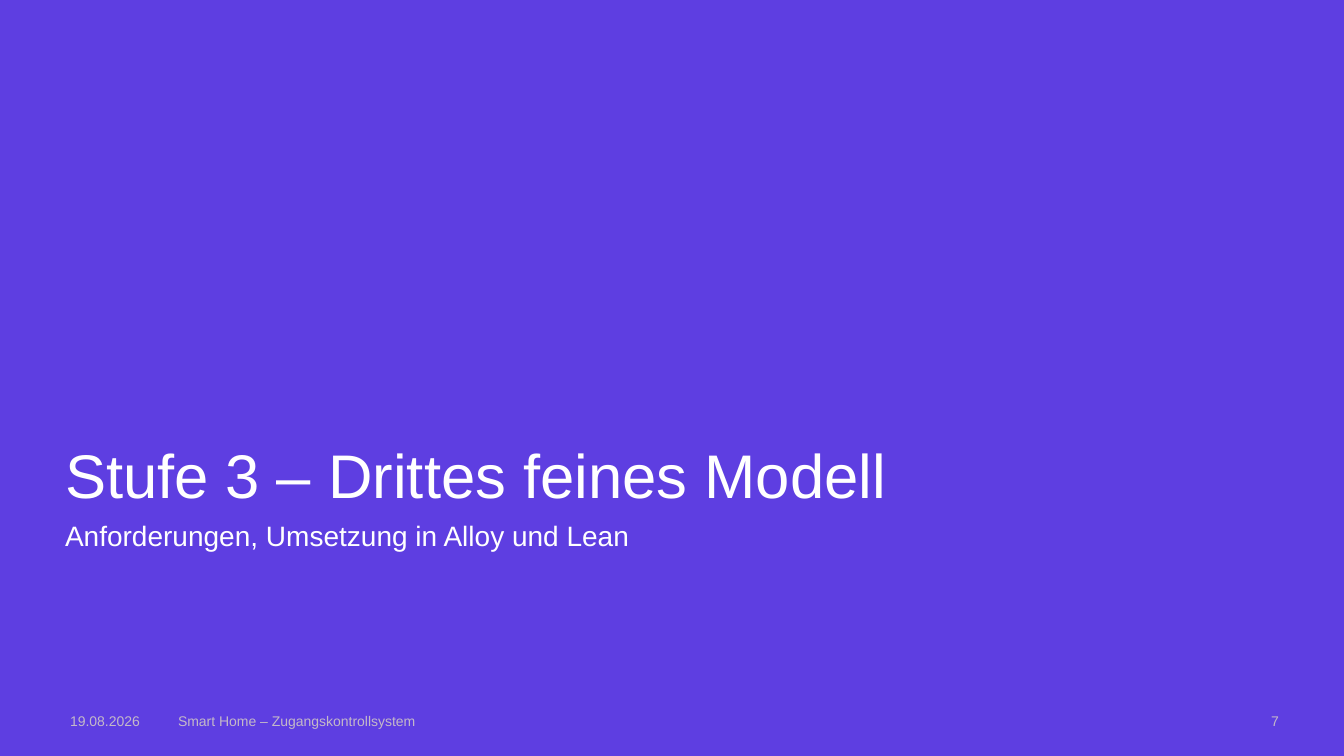
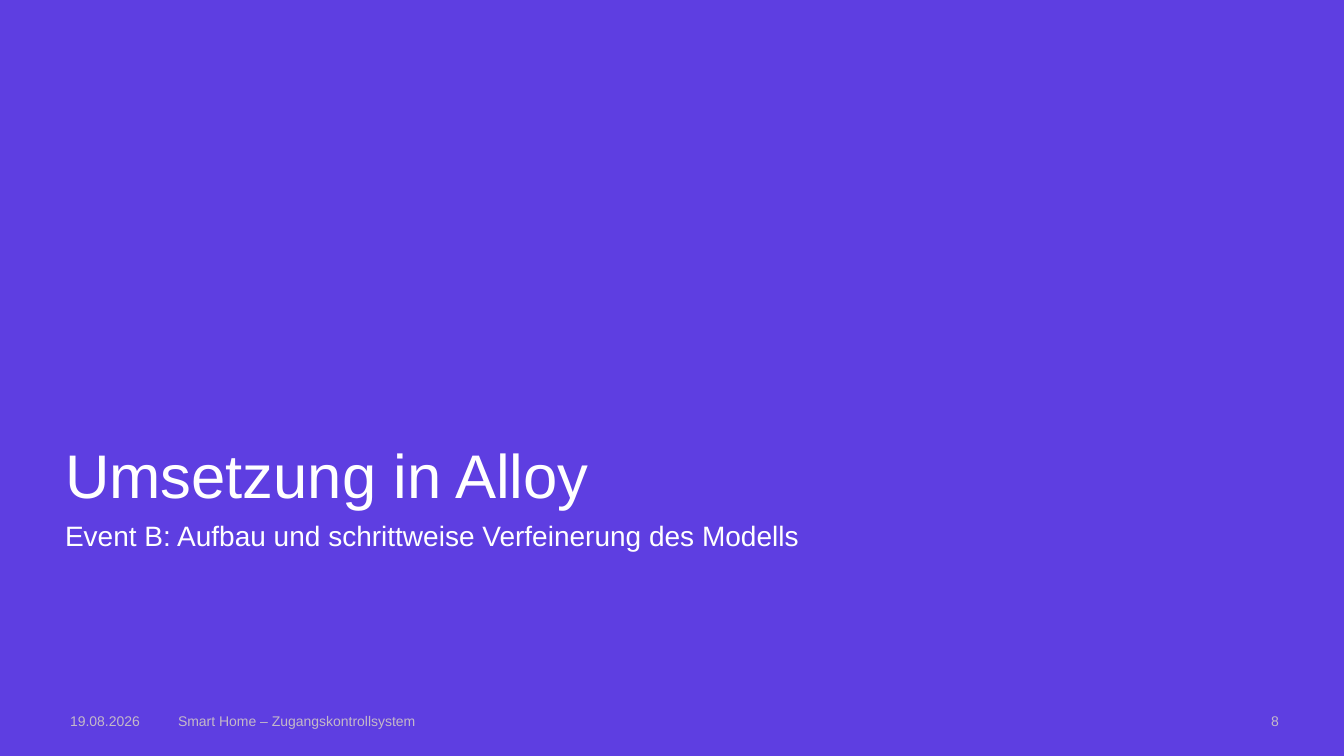
Before and after one commit to AnnaLiviaMartin/rs-smart-home, a slide deck: slide 8 of presentation/Smart_Home_Zugangskontrollsystem.pptx (slide 7 before the commit). Drawn at 1344x756 pixels with LibreOffice and Linux fonts; fonts in the diff are those of the drawing; background and template pictures are left out. Boxes give left, top, right and bottom in pixels: in the first picture for what was removed or moved away, otherwise in the second. Text is boxed around its words. In the diff, an @@ line names an element or a change of style, - is before the commit and + after.

Commit message:
chore: präsentation alloy

```diff
--- a/presentation/Smart_Home_Zugangskontrollsystem.pptx
+++ b/presentation/Smart_Home_Zugangskontrollsystem.pptx
@@ title removed at (x1=65, y1=453, x2=886, y2=499) @@
-Stufe 3 – Drittes feines Modell
@@ title added at (x1=65, y1=453, x2=588, y2=510), 44 pt, text #FFFFFF @@
+Umsetzung in Alloy
@@ text at (x1=65, y1=525, x2=799, y2=551): text changed @@
-Anforderungen, Umsetzung in Alloy und Lean
+Event B: Aufbau und schrittweise Verfeinerung des Modells
@@ page number at (x1=1271, y1=716, x2=1279, y2=726): text changed @@
-7
+8
```
Also in this commit, not shown: 6 other slides changed, 21 slides added, 2 other files.
